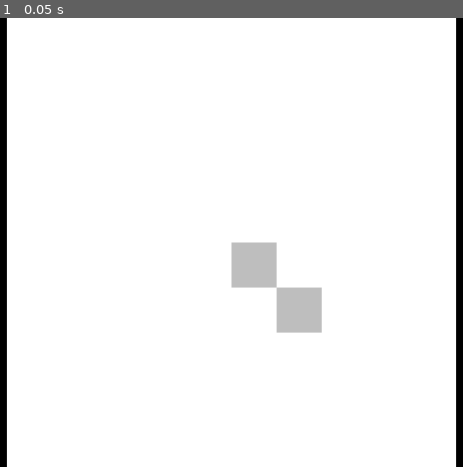
Above: before the commit, frame 1.
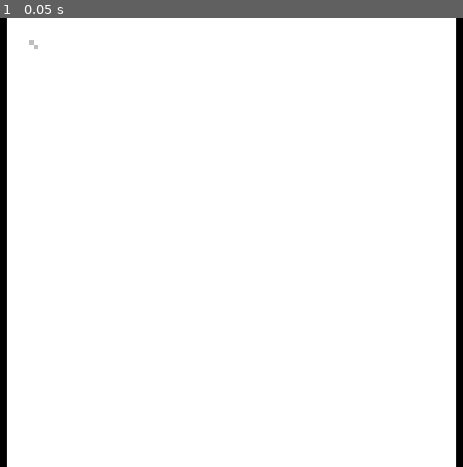
Above: after the commit, the same moment.

Repository: Dobefu/godot-game-of-life
Game: Godot game, scene res://main.tscn
The game is run twice, just before and just after one commit, with the same random seed, the same clock (stepped at 60 frames per second) and the same inputs.
Inputs:
- Up to frame 1 (0.05 s): no input

The runs differ from the first frame. In frame 1, 2.1% of the frame differs, in the area x 6-70%, y 4-71%.

Commit message:
Add a GameBase class to defer the game logic to

Diff:
--- /dev/null
+++ b/game-base.gd
@@ -0,0 +1,10 @@
+extends Control
+class_name GameBase
+
+var board_size: int = 100
+
+func _ready() -> void:
+	pass
+
+func _process(_delta: float) -> void:
+	pass
--- a/canvas.gd
+++ b/game.gd
@@ -1,16 +1,14 @@
-extends Control
+extends "res://game-base.gd"
+class_name Game
 
 var texture: ImageTexture
 var image: Image
-
-var width: int = 10
-var height: int = 10
 
 var window_size: Vector2i
 var window_size_prev: Vector2i
 
 func _ready() -> void:
-	image = Image.create_empty(width, height, false, Image.FORMAT_L8)
+	image = Image.create_empty(board_size, board_size, false, Image.FORMAT_L8)
 	image.fill(Color.WHITE)
 	texture = ImageTexture.create_from_image(image)
 
--- a/main.tscn
+++ b/main.tscn
@@ -1,6 +1,6 @@
 [gd_scene load_steps=2 format=3 uid="uid://dalynyb5co3c2"]
 
-[ext_resource type="Script" path="res://canvas.gd" id="1_ogbtn"]
+[ext_resource type="Script" path="res://game.gd" id="1_ogbtn"]
 
 [node name="Main" type="Control"]
 layout_mode = 3
